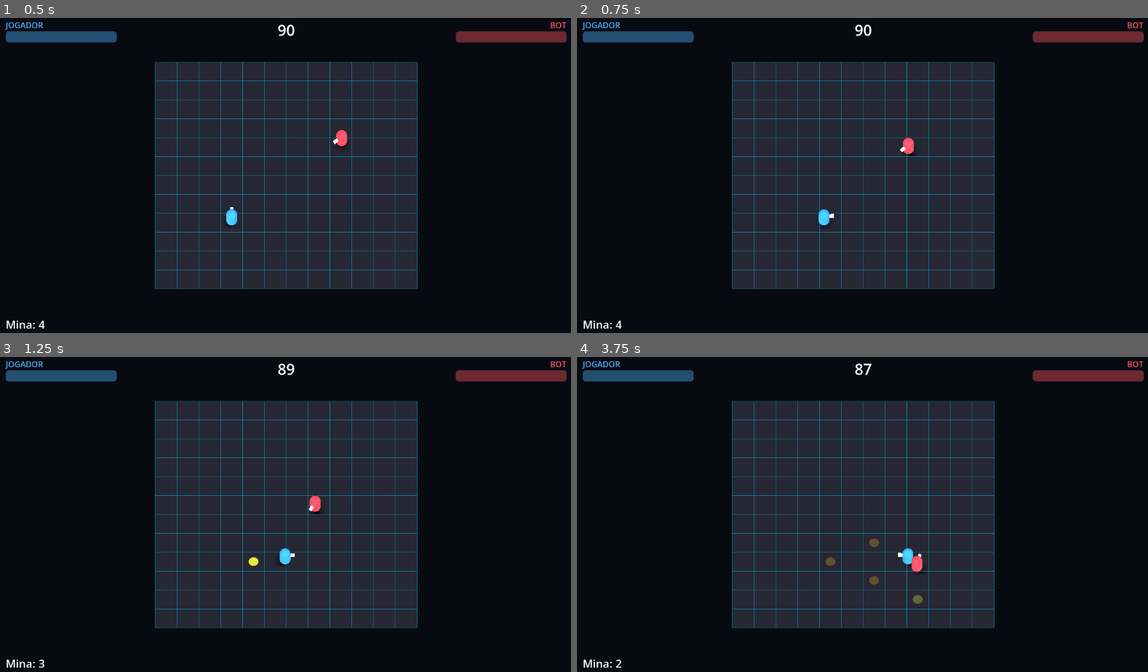
Above: before the commit, frames 1-4 (two rows, left to right).
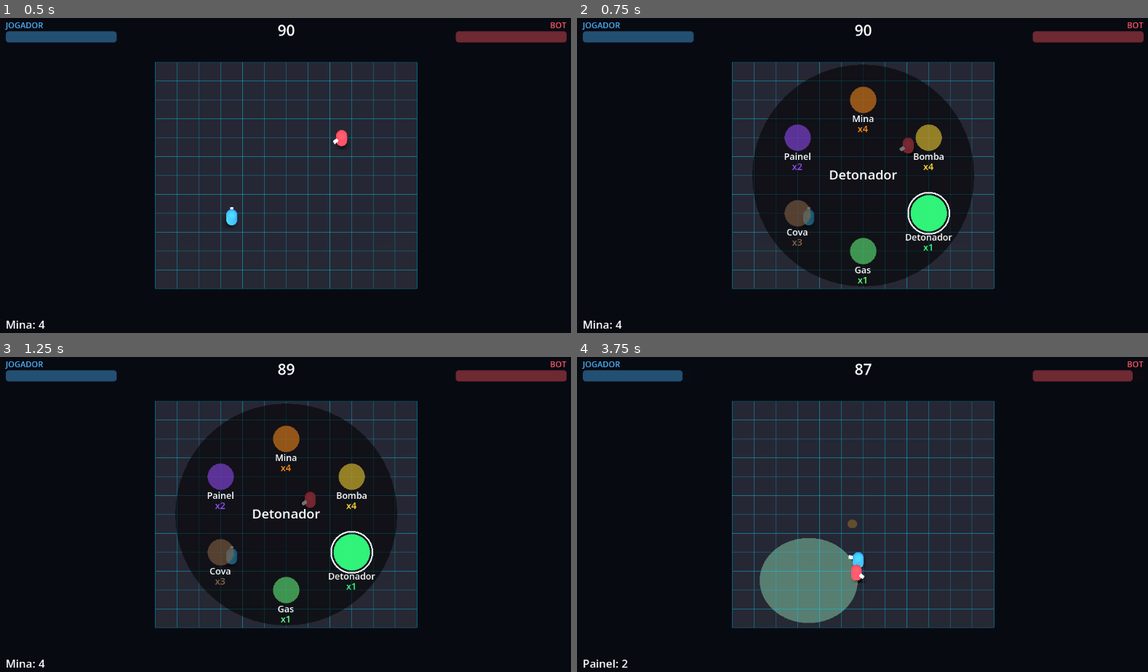
Above: after the commit, the same moments.

Repository: Philipe91/GamePh
Game: Godot game, scene res://scenes/arena/arena.tscn
Two runs of this game, one before a commit and one after it. Both use one fixed random seed, a clock stepped at 60 frames per second and the inputs below.
Inputs (mouse positions are in pixels of both pictures, inside the frame that each line leads up to):
- Up to frame 1 (0.5 s): no input
- Up to frame 2 (0.75 s): move the mouse to (993, 159) at 0.52 s; hold D from 0.53 s (still down); hold Tab from 0.53 s (still down); click (993, 159) at 0.67 s
- Up to frame 3 (1.25 s): keep holding D; keep holding Tab; tap Space at 0.77 s
- Up to frame 4 (3.75 s): move the mouse to (748, 530) at 1.27 s; release D at 1.28 s; release Tab at 1.28 s; hold S 1.28-2.03 s; tap Tab at 1.35, 2.3, 3.05 s; click (748, 530) at 1.42 s; tap Space at 1.52, 3.02 s; move the mouse to (919, 442) at 2.02 s; hold D 2.03-2.78 s; hold F 2.03-2.78 s; click (919, 442) at 2.17 s; move the mouse to (833, 580) at 2.77 s; hold W 2.78-3.53 s; tap E at 2.85 s; click (833, 580) at 2.92 s; move the mouse to (1039, 564) at 3.52 s; hold A from 3.53 s (still down); hold Q from 3.53 s (still down); click (1039, 564) at 3.67 s

Frame 1 is identical in both runs. In frame 2, 21% of the frame differs, in the area x 30-70%, y 14-86%; in frame 3, 21%, in the area x 6-70%, y 14-99%; in frame 4, 4.4%.

Commit message:
Fase 3: menu radial de selecao das 6 armadilhas (substitui o Q/E provisorio)
- player.gd: segurar Tab/R1 abre a roda (player fica parado); o direcional escolhe a
  fatia; soltar confirma. _dir_para_idx() mapeia direcao->fatia (idx 0 no topo, horario);
  selecionar_idx() comita. Q/E segue como atalho rapido
- scenes/ui/radial_menu.gd: Control que desenha a roda (6 bolhas na cor do .tres, nome +
  contagem, fatia selecionada com anel; sem estoque fica apagada). So le o estado do player
- hud.tscn/hud.gd: no RadialMenu + configurar() passa o player
- arena: --demo-radial; teste headless cobre o mapeamento direcao->indice e a troca de
  selecao (37/37 passam)
- GDD 6.4 atualizado (radial implementado, controles)

Co-Authored-By: Claude Opus 4.8 (1M context) <noreply@anthropic.com>
Claude-Session: https://claude.ai/code/session_017sHpnVfEfAT8FgcHs6ZGHw

Diff:
--- a/scenes/arena/arena.gd
+++ b/scenes/arena/arena.gd
@@ -32,6 +32,10 @@
 	# Demo do desarme: player encostando numa mina inimiga, HUD mostrando o código.
 	if "--demo-desarme" in args:
 		_demo_desarme_e_capturar()
+		return
+	# Demo do menu radial: a roda das 6 armadilhas aberta com uma fatia destacada.
+	if "--demo-radial" in args:
+		_demo_radial_e_capturar()
 		return
 	# Modo captura automatizada (screenshot pro dev). Só roda se passado --capturar.
 	if "--capturar" in args:
@@ -277,6 +281,13 @@
 	falhas += _checar("retomar devolve +1 ao inventario", int(player.inventario["cova"]) == inv_antes + 1)
 	player.ativar_caution(false)
 
+	# Fase 3 (UX): menu radial de seleção das 6 armadilhas.
+	falhas += _checar("radial: cima -> idx 0 (mina)", player._dir_para_idx(Vector2(0, -1)) == 0)
+	falhas += _checar("radial: baixo -> idx 3 (gas)", player._dir_para_idx(Vector2(0, 1)) == 3)
+	player.selecionar_idx(2)
+	falhas += _checar("radial: selecionar_idx troca a selecao", player.selecao == player.ORDEM[2])
+	player.selecionar_idx(0)  # volta pra mina
+
 	# Bloco 5: regras de vitória. Restaura os Healers (o bot levou as detonações do bloco 4).
 	player.healer = Combatente.HEALER_MAX
 	bot.healer = Combatente.HEALER_MAX
@@ -370,6 +381,20 @@
 	_capturar_e_sair()
 
 
+## Liga a HUD e abre o menu radial com uma fatia destacada, depois captura.
+func _demo_radial_e_capturar() -> void:
+	$HUD.configurar(player, bot)
+	bot.set_physics_process(false)
+	player.set_physics_process(false)
+	await get_tree().physics_frame
+	player.global_position = GridManager.grid_to_world(Vector2i(6, 6))
+	player._radial_aberto = true
+	player._radial_idx = 3        # destaca o Gás na roda
+	await get_tree().process_frame
+	await get_tree().process_frame
+	_capturar_e_sair()
+
+
 ## Espera a cena renderizar, salva um PNG do viewport e encerra. Uso só de dev.
 func _capturar_e_sair() -> void:
 	await get_tree().process_frame
--- a/scenes/characters/player.gd
+++ b/scenes/characters/player.gd
@@ -64,6 +64,10 @@
 var _interagir_antes: bool = false   # borda do botão de confirmar (R / X)
 var _codigo_antes: int = -1          # borda da última seta do código (-1 = nenhuma)
 
+# Menu radial de seleção (GDD 6.4): segurar abre a roda; o direcional escolhe; soltar seleciona.
+var _radial_aberto: bool = false
+var _radial_idx: int = 0
+
 
 func _ready() -> void:
 	super._ready()
@@ -88,6 +92,12 @@
 		_processar_desarme(delta)
 		_ler_caution()
 		_atualizar_overlay_caution()
+		return
+
+	# Menu radial aberto: player parado, o direcional só escolhe a fatia (não anda).
+	_ler_radial()
+	if _radial_aberto:
+		velocity = Vector3.ZERO
 		return
 
 	var dir := _obter_direcao()
@@ -166,6 +176,48 @@
 	selecao_mudou.emit(selecao)
 
 
+## Seleciona a armadilha pelo índice na ORDEM (usado pelo menu radial e por testes).
+func selecionar_idx(i: int) -> void:
+	i = ((i % ORDEM.size()) + ORDEM.size()) % ORDEM.size()
+	selecao = ORDEM[i]
+	selecao_mudou.emit(selecao)
+
+
+# ───────────────────────── Menu radial de seleção (GDD 6.4) ─────────────────────────
+
+func radial_aberto() -> bool:
+	return _radial_aberto
+
+
+func radial_idx() -> int:
+	return _radial_idx
+
+
+## Mapeia uma direção (x dir., y p/ baixo) na fatia da roda. Índice 0 no topo, horário.
+func _dir_para_idx(dir: Vector2) -> int:
+	var passo := TAU / float(ORDEM.size())
+	var ang := atan2(dir.y, dir.x) + PI / 2.0   # topo (-90°) vira 0
+	var i := int(round(ang / passo))
+	return ((i % ORDEM.size()) + ORDEM.size()) % ORDEM.size()
+
+
+## Segurar Tab (teclado) / R1 (gamepad) abre a roda; o direcional escolhe a fatia;
+## soltar confirma a seleção (GDD 6.4). Q/E continua valendo como atalho rápido.
+func _ler_radial() -> void:
+	var aberto := Input.is_physical_key_pressed(KEY_TAB) \
+		or Input.is_joy_button_pressed(0, JOY_BUTTON_RIGHT_SHOULDER)
+	if aberto:
+		if not _radial_aberto:
+			_radial_aberto = true
+			_radial_idx = ORDEM.find(selecao)  # começa na atual
+		var dir := _obter_direcao()
+		if dir.length() > 0.5:                  # só muda com o direcional firme
+			_radial_idx = _dir_para_idx(dir)
+	elif _radial_aberto:
+		_radial_aberto = false
+		selecionar_idx(_radial_idx)             # soltou: confirma a fatia
+
+
 ## Planta a armadilha do tipo dado (ou a selecionada). Faz snap no tile. Retorna true.
 func plantar(tipo: String = "") -> bool:
 	if tipo == "":
--- a/scenes/ui/hud.gd
+++ b/scenes/ui/hud.gd
@@ -33,6 +33,7 @@
 	p1.selecao_mudou.connect(_ao_selecao_mudar)
 	barra_p1.value = p1.healer
 	barra_p2.value = p2.healer
+	$RadialMenu.configurar(p1)  # a roda lê o estado do jogador
 	_atualizar_label_armadilha()
 
 
--- a/scenes/ui/hud.tscn
+++ b/scenes/ui/hud.tscn
@@ -1,6 +1,7 @@
-[gd_scene load_steps=2 format=3 uid="uid://b3hud00vault01"]
+[gd_scene load_steps=3 format=3 uid="uid://b3hud00vault01"]
 
 [ext_resource type="Script" path="res://scenes/ui/hud.gd" id="1"]
+[ext_resource type="Script" path="res://scenes/ui/radial_menu.gd" id="2"]
 
 [node name="HUD" type="CanvasLayer"]
 script = ExtResource("1")
@@ -111,3 +112,9 @@
 theme_override_font_sizes/font_size = 22
 text = "Retomar armadilha? (R)"
 horizontal_alignment = 1
+
+[node name="RadialMenu" type="Control" parent="."]
+anchor_right = 1.0
+anchor_bottom = 1.0
+mouse_filter = 2
+script = ExtResource("2")
--- /dev/null
+++ b/scenes/ui/radial_menu.gd
@@ -0,0 +1,63 @@
+extends Control
+## Menu radial de seleção das 6 armadilhas (GDD 6.4).
+##
+## Só DESENHA: lê o estado do player (radial aberto, fatia atual, cores e contagens) e
+## pinta a roda. A lógica de abrir/escolher/confirmar fica no player (_ler_radial).
+
+const RAIO_RODA: float = 150.0   # distância das fatias ao centro
+const RAIO_FATIA: float = 26.0   # tamanho da bolha de cada armadilha
+const RAIO_SELE: float = 36.0    # tamanho da bolha selecionada
+
+var _jogador: Node = null
+
+
+func _ready() -> void:
+	mouse_filter = Control.MOUSE_FILTER_IGNORE
+	set_process(false)
+
+
+## A HUD chama isto passando o player (mesmo padrão de hud.configurar).
+func configurar(jogador: Node) -> void:
+	_jogador = jogador
+	set_process(true)
+
+
+func _process(_delta: float) -> void:
+	queue_redraw()  # roda barata; redesenha enquanto a cena vive
+
+
+func _draw() -> void:
+	if _jogador == null or not _jogador.radial_aberto():
+		return
+	var centro := size / 2.0
+	var ordem: Array = _jogador.ORDEM
+	var idx: int = _jogador.radial_idx()
+	var fonte := get_theme_default_font()
+	var passo := TAU / float(ordem.size())
+
+	# Fundo escurecido pra destacar a roda.
+	draw_circle(centro, RAIO_RODA + 70.0, Color(0.0, 0.0, 0.0, 0.55))
+
+	for i in ordem.size():
+		var ang := -PI / 2.0 + float(i) * passo   # índice 0 no topo, sentido horário
+		var p := centro + Vector2(cos(ang), sin(ang)) * RAIO_RODA
+		var tipo: String = ordem[i]
+		var cor: Color = _jogador.STATS[tipo].cor
+		var nome: String = _jogador.STATS[tipo].nome
+		var qtd: int = int(_jogador.inventario.get(tipo, 0))
+		var sel := i == idx
+		var raio := RAIO_SELE if sel else RAIO_FATIA
+		# Armadilha sem estoque fica apagada.
+		var alfa := (0.95 if sel else 0.55) * (1.0 if qtd > 0 else 0.3)
+		draw_circle(p, raio, Color(cor.r, cor.g, cor.b, alfa))
+		if sel:
+			draw_arc(p, raio + 5.0, 0.0, TAU, 40, Color(1, 1, 1, 0.95), 3.0)
+		draw_string(fonte, p + Vector2(-60.0, raio + 18.0), nome,
+			HORIZONTAL_ALIGNMENT_CENTER, 120.0, 18, Color.WHITE)
+		draw_string(fonte, p + Vector2(-60.0, raio + 38.0), "x%d" % qtd,
+			HORIZONTAL_ALIGNMENT_CENTER, 120.0, 18, cor)
+
+	# Nome grande da fatia atual no miolo.
+	var atual: String = ordem[idx]
+	draw_string(fonte, centro + Vector2(-90.0, 8.0), _jogador.STATS[atual].nome,
+		HORIZONTAL_ALIGNMENT_CENTER, 180.0, 26, Color.WHITE)
Not shown, changed: GDD.md
